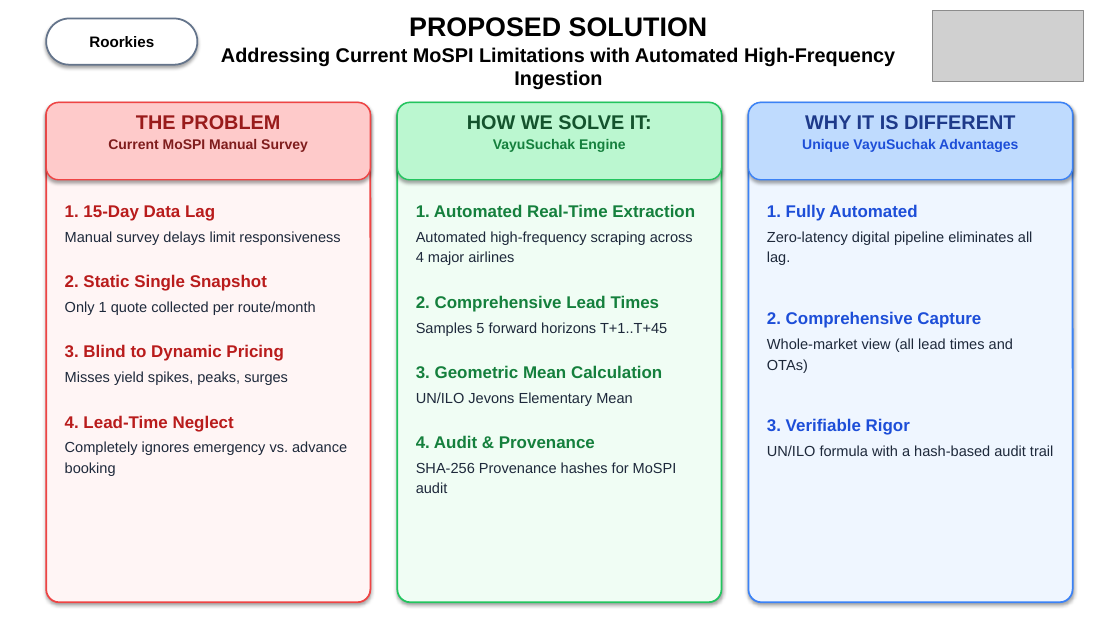
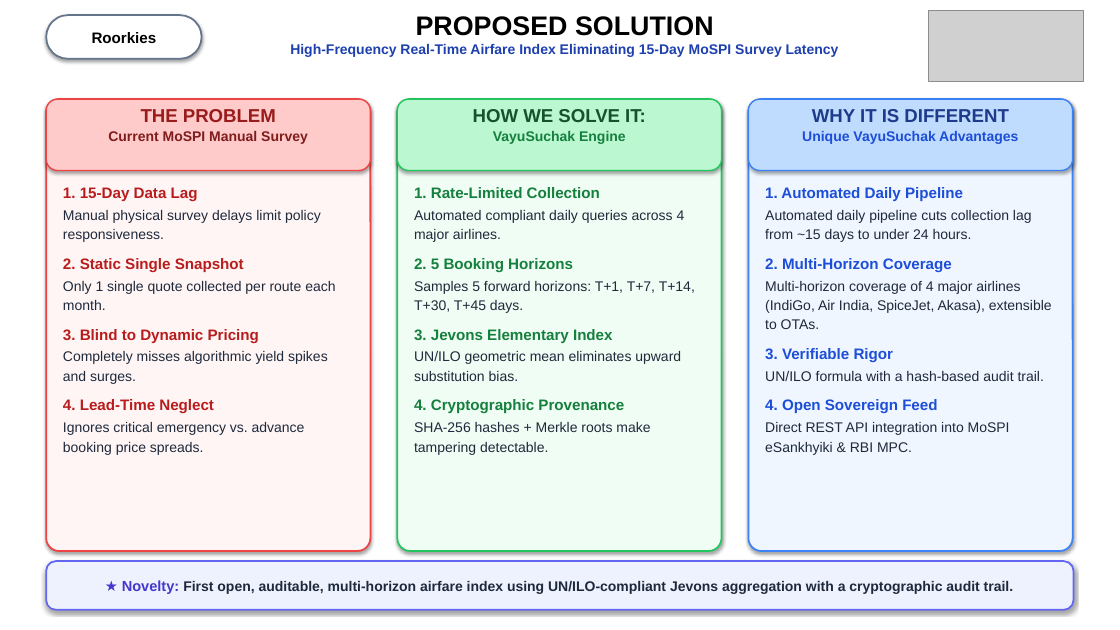
Before and after one commit to oshshivish-tech/sih26056_airfare_cpi, a slide deck: slide 2 of public/AirIntel_India_SIH26056_Presentation.pptx. Drawn at 1120x630 pixels with LibreOffice and Linux fonts; fonts in the diff are those of the drawing; grey boxes stand for pictures. Boxes give left, top, right and bottom in pixels: in the first picture for what was removed or moved away, otherwise in the second. Text is boxed around its words. In the diff, an @@ line names an element or a change of style, - is before the commit and + after.

Commit message:
Finalize SIH 2026 submission: harmonize 6-slide deck and live prototype, add Jevons UN/ILO rigor, compliance policy, test suite, and changelog

```diff
--- a/public/AirIntel_India_SIH26056_Presentation.pptx
+++ b/public/AirIntel_India_SIH26056_Presentation.pptx
@@ rounded rectangle "Roorkies": place and size @@
-rounded rectangle "Roorkies" at (46,18,197,65)
+rounded rectangle "Roorkies" at (46,15,202,59)
@@ picture: place and size @@
-picture at (933,10,1084,82)
+picture at (928,10,1084,82)
@@ text at (290,44,839,57): text changed; size 17 to 12 pt; text colour #000000 to #1E40AF @@
-Addressing Current MoSPI Limitations with Automated High-Frequency Ingestion
+High-Frequency Real-Time Airfare Index Eliminating 15-Day MoSPI Survey Latency
@@ rounded rectangle: place and size @@
-rounded rectangle at (46,103,371,180)
+rounded rectangle at (46,99,371,171)
@@ rounded rectangle: place and size @@
-rounded rectangle at (46,103,371,602)
+rounded rectangle at (46,99,371,551)
@@ text at (141,109,276,122): size 17 to 16 pt in "THE PROBLEM"; less space between paragraphs @@
@@ rounded rectangle: place and size @@
-rounded rectangle at (397,103,722,180)
+rounded rectangle at (397,99,722,171)
@@ rounded rectangle: place and size @@
-rounded rectangle at (397,103,722,602)
+rounded rectangle at (397,99,722,551)
@@ text at (473,109,646,122): size 17 to 16 pt in "HOW WE SOLVE IT:"; less space between paragraphs @@
@@ rounded rectangle: place and size @@
-rounded rectangle at (749,103,1073,180)
+rounded rectangle at (749,99,1073,171)
@@ rounded rectangle: place and size @@
-rounded rectangle at (749,103,1073,602)
+rounded rectangle at (749,99,1073,551)
@@ text at (812,109,1008,122): size 17 to 16 pt in "WHY IT IS DIFFERENT"; less space between paragraphs @@
@@ text at (63,187,259,413): size 14.5 to 13 pt in "1. 15-Day Data Lag", "2. Static Single Snapshot", "3. Blind to Dynamic Pricing", "4. Lead-Time Neglect"; less space between paragraphs @@
@@ text "1. 15-Day Data Lag": place and size @@
-text "1. 15-Day Data Lag" at (65,205,347,476)
+text "1. 15-Day Data Lag" at (63,187,335,455)
@@ text at (414,187,695,455): text changed; size 12.5 to 12 pt @@
-1. Automated Real-Time Extraction
-Automated high-frequency scraping across 4 major airlines
-2. Comprehensive Lead Times
-Samples 5 forward horizons T+1..T+45
-3. Geometric Mean Calculation
-UN/ILO Jevons Elementary Mean
-4. Audit & Provenance
-SHA-256 Provenance hashes for MoSPI audit
+1. Rate-Limited Collection
+Automated compliant daily queries across 4 major airlines.
+2. 5 Booking Horizons
+Samples 5 forward horizons: T+1, T+7, T+14, T+30, T+45 days.
+3. Jevons Elementary Index
+UN/ILO geometric mean eliminates upward substitution bias.
+4. Cryptographic Provenance
+SHA-256 hashes + Merkle roots make tampering detectable.
@@ text at (765,187,1052,329): text changed; size 12.5 to 12 pt @@
-1. Fully Automated
-Zero-latency digital pipeline eliminates all lag.
-2. Comprehensive Capture
-Whole-market view (all lead times and OTAs)
+1. Automated Daily Pipeline
+Automated daily pipeline cuts collection lag from ~15 days to under 24 hours.
+2. Multi-Horizon Coverage
+Multi-horizon coverage of 4 major airlines (IndiGo, Air India, SpiceJet, Akasa), extensible to OTAs.
@@ text "1. Automated Daily Pipeline": place and size @@
-text "1. Automated Daily Pipeline" at (767,204,1053,456)
+text "1. Automated Daily Pipeline" at (765,187,1052,455)
@@ text at (63,210,321,242): text changed; size 12.5 to 12 pt @@
-Manual survey delays limit responsiveness
+Manual physical survey delays limit policy responsiveness.
@@ text at (63,281,335,310): text changed; size 12.5 to 12 pt @@
-Only 1 quote collected per route/month
+Only 1 single quote collected per route each month.
@@ text at (63,351,328,384): text changed; size 12.5 to 12 pt @@
-Misses yield spikes, peaks, surges
+Completely misses algorithmic yield spikes and surges.
@@ text at (765,348,894,362): size 14.5 to 13 pt in "3. Verifiable Rigor"; less space between paragraphs @@
@@ text at (765,399,1010,455): text changed; size 12.5 to 12 pt @@
-UN/ILO formula with a hash-based audit trail
+UN/ILO formula with a hash-based audit trail.
+4. Open Sovereign Feed
+Direct REST API integration into MoSPI eSankhyiki & RBI MPC.
@@ text at (63,422,305,455): text changed; size 12.5 to 12 pt @@
-Completely ignores emergency vs. advance booking
+Ignores critical emergency vs. advance booking price spreads.
@@ rounded rectangle added at (46,561,1074,610), fill #EEF2FF, outline #6366F1 1.5 pt, 12 pt, text #1E293B, bold @@
+★ Novelty: First open, auditable, multi-horizon airfare index using UN/ILO-compliant Jevons aggregation with a cryptographic audit trail.
```
Also in this commit, not shown: 4 other slides changed, 1 slide added, 1 slide removed, 36 other files.
